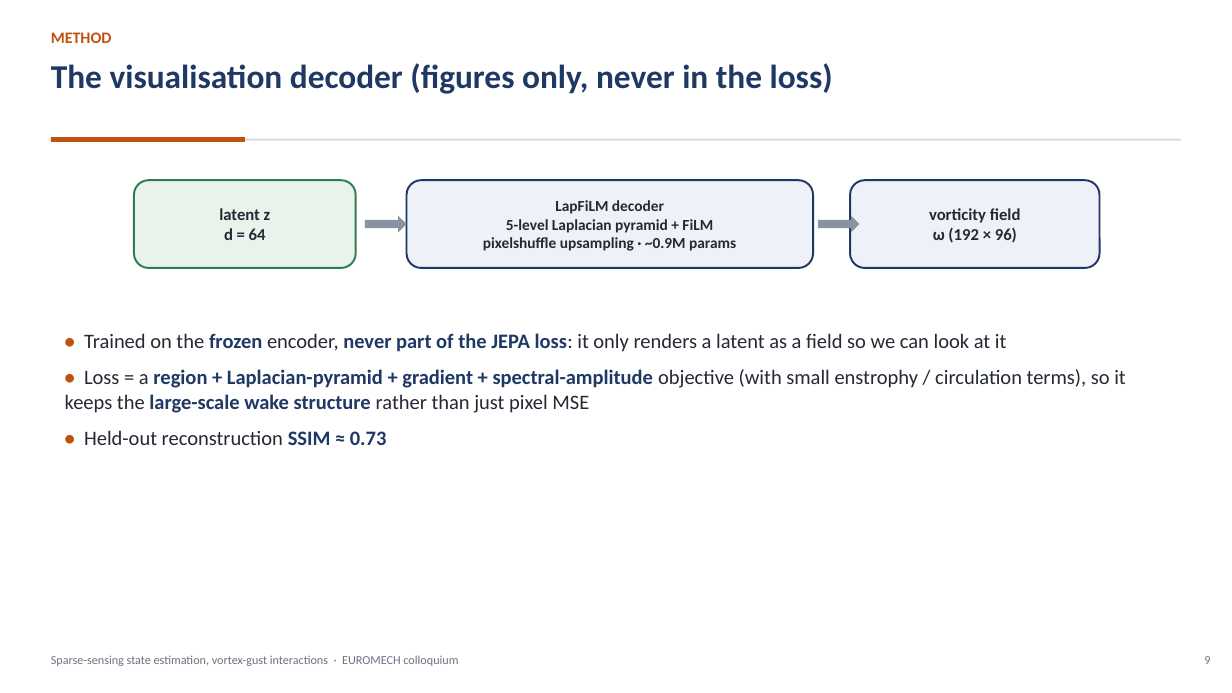
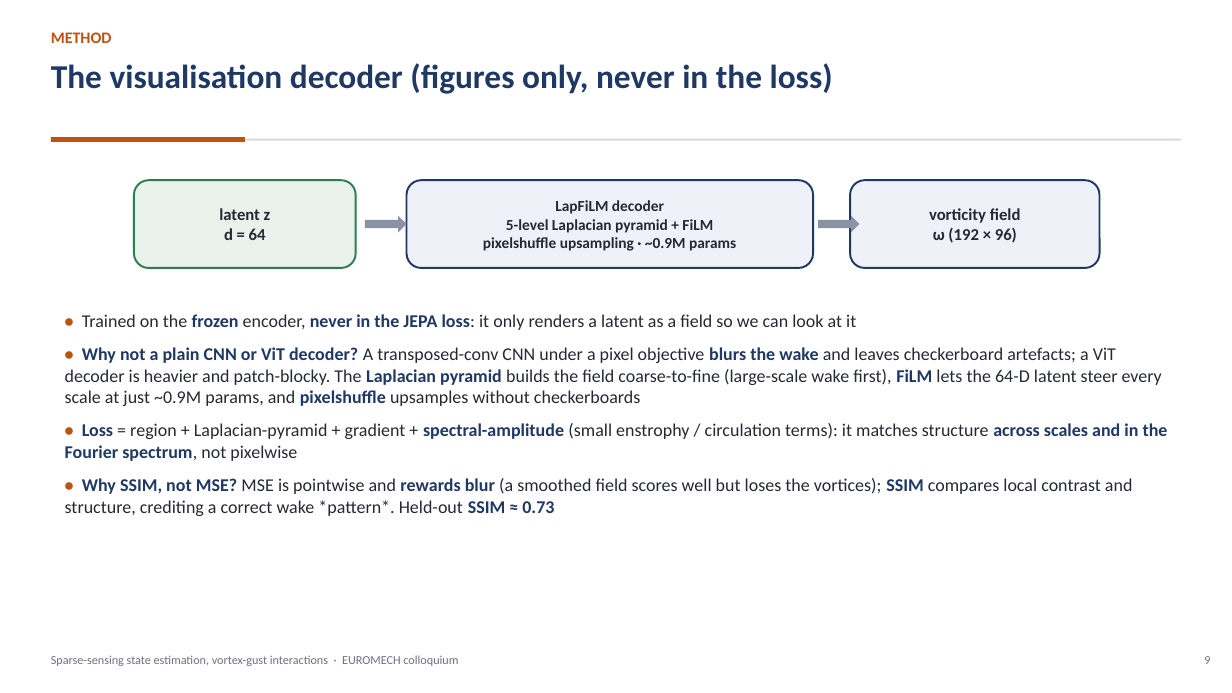
Before and after one commit to sanmi90/GUST-JEPA, a slide deck: slide 9 of paper/talk/euromech_gust_jepa.pptx. Drawn at 1232x693 pixels with LibreOffice and Linux fonts; fonts in the diff are those of the drawing. Boxes give left, top, right and bottom in pixels: in the first picture for what was removed or moved away, otherwise in the second. Text is boxed around its words. In the diff, an @@ line names an element or a change of style, - is before the commit and + after.

```diff
--- a/paper/talk/euromech_gust_jepa.pptx
+++ b/paper/talk/euromech_gust_jepa.pptx
@@ text at bbox=[65, 314, 1168, 516]: text changed; size 16 to 14 pt @@
-• Trained on the frozen encoder, never part of the JEPA loss: it only renders a latent as a field so we can look at it
-• Loss = a region + Laplacian-pyramid + gradient + spectral-amplitude objective (with small enstrophy / circulation terms), so it keeps the large-scale wake structure rather than just pixel MSE
-• Held-out reconstruction SSIM ≈ 0.73
+• Trained on the frozen encoder, never in the JEPA loss: it only renders a latent as a field so we can look at it
+• Why not a plain CNN or ViT decoder? A transposed-conv CNN under a pixel objective blurs the wake and leaves checkerboard artefacts; a ViT decoder is heavier and patch-blocky. The Laplacian pyramid builds the field coarse-to-fine (large-scale wake first), FiLM lets the 64-D latent steer every scale at just ~0.9M params, and pixelshuffle upsamples without checkerboards
+• Loss = region + Laplacian-pyramid + gradient + spectral-amplitude (small enstrophy / circulation terms): it matches structure across scales and in the Fourier spectrum, not pixelwise
+• Why SSIM, not MSE? MSE is pointwise and rewards blur (a smoothed field scores well but loses the vortices); SSIM compares local contrast and structure, crediting a correct wake *pattern*. Held-out SSIM ≈ 0.73
```
Also in this commit, not shown: 3 other slides changed, 5 other files.
